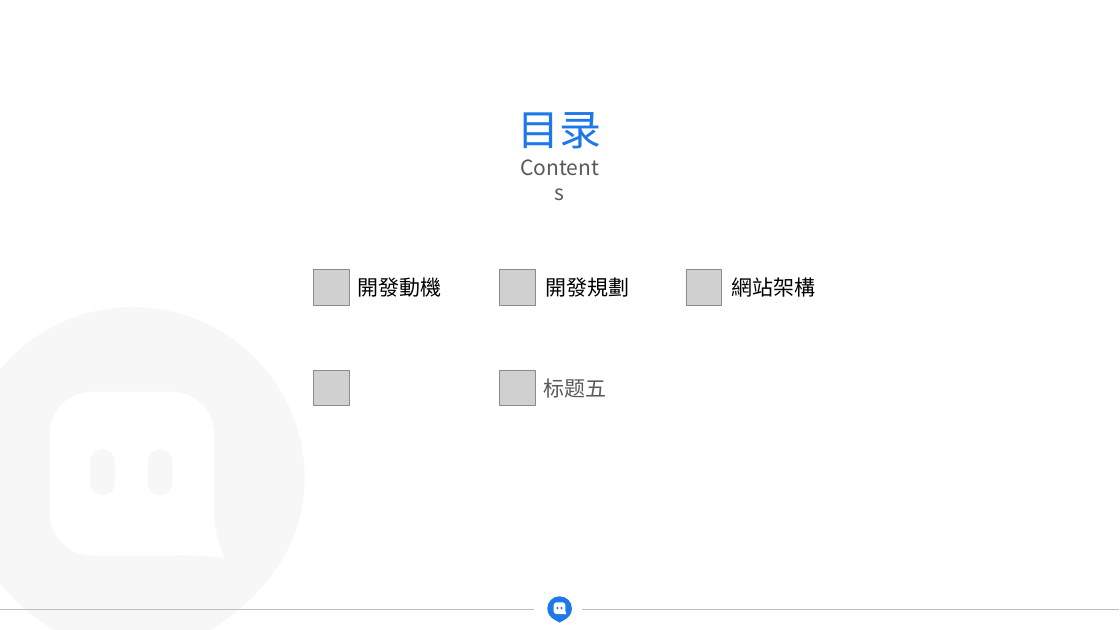
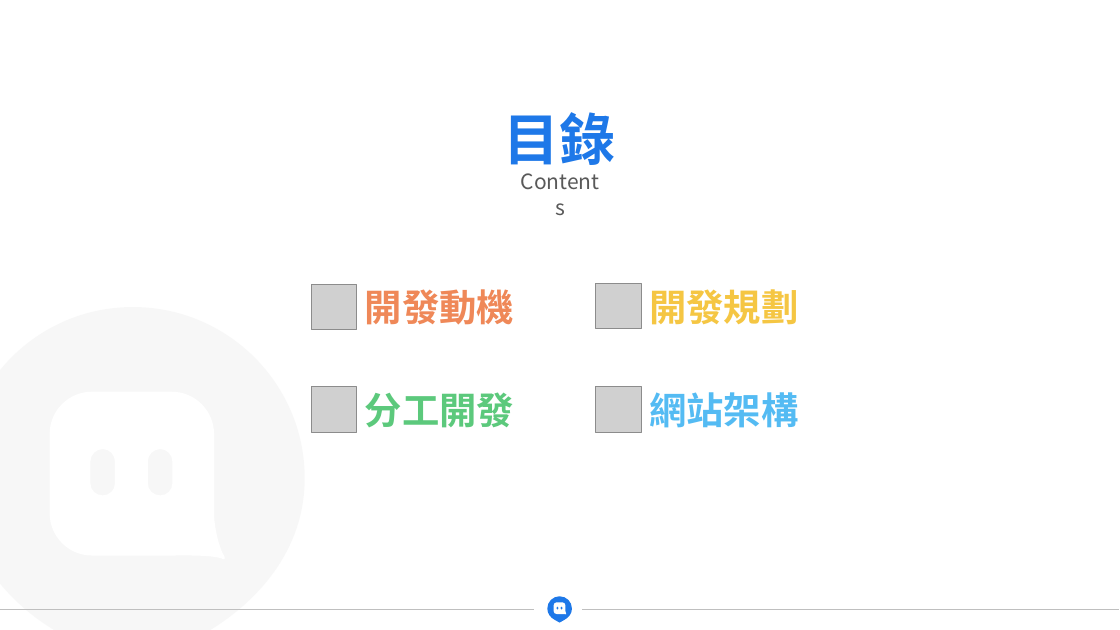
Before and after one commit to nozomi396/ntustFinalProject, a slide deck: slide 2 of 網頁製作PPT.pptx. Drawn at 1120x630 pixels with LibreOffice and Linux fonts; fonts in the diff are those of the drawing; grey boxes stand for pictures. Boxes give left, top, right and bottom in pixels: in the first picture for what was removed or moved away, otherwise in the second. Text is boxed around its words. In the diff, an @@ line names an element or a change of style, - is before the commit and + after.

```diff
--- a/網頁製作PPT.pptx
+++ b/網頁製作PPT.pptx
@@ text at (x1=504, y1=112, x2=616, y2=175): text changed; size 36 to 48 pt; font Noto Sans CJK SC to Noto Sans CJK TC; bold on @@
-目录
+目錄
@@ text "Contents" moved from (x1=508, y1=150, x2=612, y2=184) to (x1=508, y1=165, x2=612, y2=198) @@
@@ picture resized from (x1=314, y1=270, x2=350, y2=306) to (x1=312, y1=284, x2=357, y2=329) @@
@@ text "開發動機" moved from (x1=357, y1=277, x2=441, y2=297) to (x1=365, y1=289, x2=514, y2=325) @@
@@ text "開發動機" at (x1=365, y1=289, x2=514, y2=325): size 18 to 32 pt, font Calibri to Noto Sans CJK TC, text colour #000000 to #EF8858, bold on @@
@@ picture resized from (x1=500, y1=270, x2=536, y2=306) to (x1=596, y1=283, x2=641, y2=329) @@
@@ text "開發規劃" moved from (x1=545, y1=277, x2=629, y2=297) to (x1=649, y1=289, x2=798, y2=325) @@
@@ text "開發規劃" at (x1=649, y1=289, x2=798, y2=325): size 18 to 32 pt, font Calibri to Noto Sans CJK TC, text colour #000000 to #F5C643, bold on @@
@@ picture resized from (x1=500, y1=370, x2=536, y2=406) to (x1=312, y1=387, x2=357, y2=433) @@
@@ picture removed at (x1=314, y1=371, x2=350, y2=406) @@
@@ text removed at (x1=544, y1=378, x2=607, y2=398) @@
-标题五
@@ picture resized from (x1=686, y1=270, x2=723, y2=306) to (x1=596, y1=387, x2=641, y2=433) @@
@@ text "網站架構" moved from (x1=731, y1=277, x2=815, y2=297) to (x1=649, y1=392, x2=798, y2=428) @@
@@ text "網站架構" at (x1=649, y1=392, x2=798, y2=428): size 18 to 32 pt, font Calibri to Noto Sans CJK TC, text colour #000000 to #54BBF3, bold on @@
@@ text added at (x1=365, y1=392, x2=514, y2=428), 32 pt, text #5CC97C, bold @@
+分工開發
```
Also in this commit, not shown: 10 other slides changed, 2 slides added, 3 other files.
